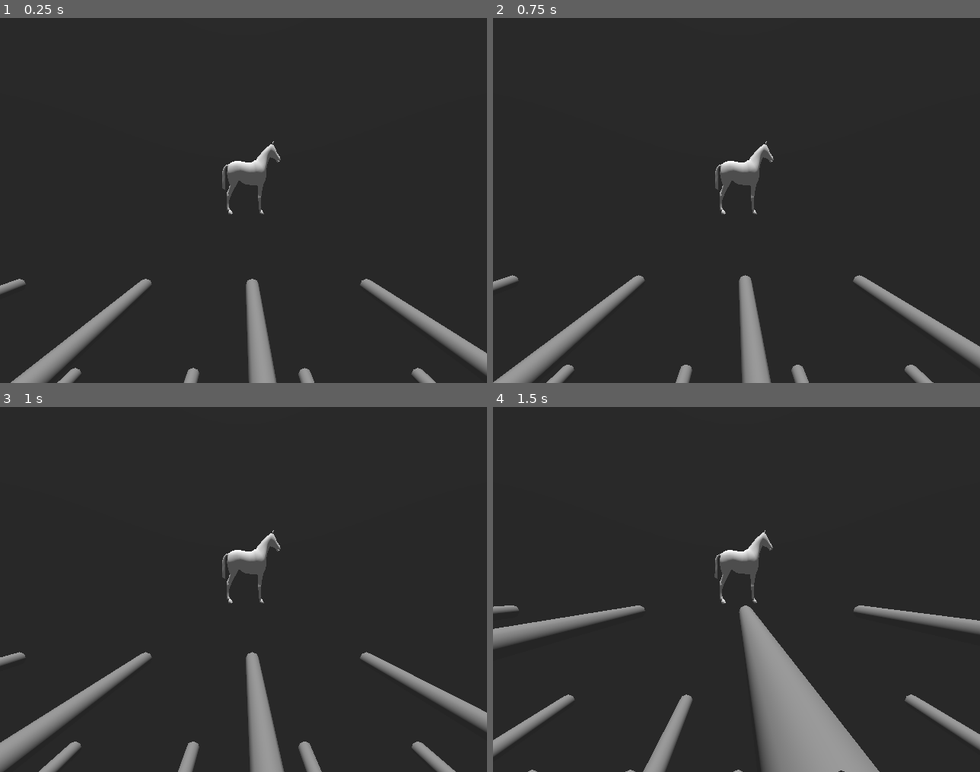
Above: before the commit, frames 1-4 (two rows, left to right).
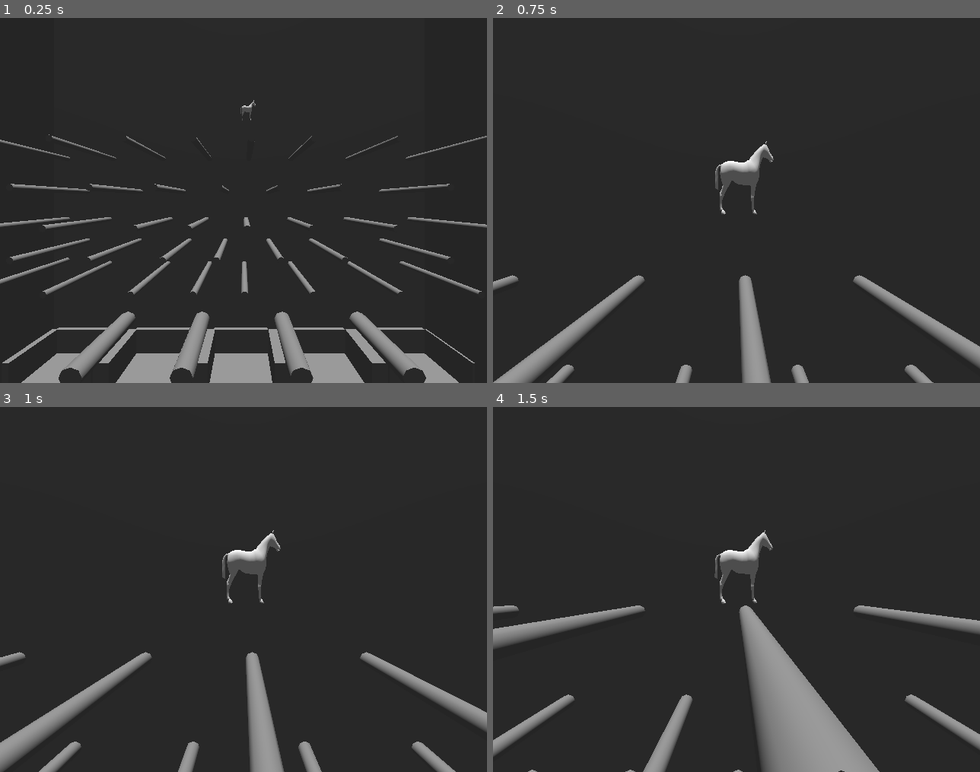
Above: after the commit, the same moments.

Repository: lukewhitingdev/gamejam-Bradys-Day-Out
Game: Godot game, scene res://Maps/Plinko.tscn
Two runs of this game, one before a commit and one after it. Both use one fixed random seed, a clock stepped at 60 frames per second and the inputs below. This scene is started directly instead of the project's main scene.
Inputs (mouse positions are in pixels of both pictures, inside the frame that each line leads up to):
- Up to frame 1 (0.25 s): no input
- Up to frame 2 (0.75 s): tap Enter at 0.5 s; move the mouse to (843, 182) at 0.52 s; hold D (move_right) from 0.53 s (still down); hold Space (start_game) from 0.53 s (still down); click (843, 182) at 0.67 s
- Up to frame 3 (1 s): keep holding D (move_right); keep holding Space (start_game)
- Up to frame 4 (1.5 s): move the mouse to (639, 607) at 1.27 s; release D (move_right) at 1.28 s; release Space (start_game) at 1.28 s; hold A (move_left) from 1.28 s (still down); click (639, 607) at 1.35 s

The runs differ from the first frame. In frame 1, 14% of the frame differs, in the area x 0-100%, y 22-100%; in frame 2, nothing differs; in frame 3, nothing differs; in frame 4, nothing differs.

Commit message:
added second cam and exposed variables

Diff:
--- a/app/chopchop/GameObjects/PlinkoCup.tscn
+++ b/app/chopchop/GameObjects/PlinkoCup.tscn
@@ -63,7 +63,7 @@
 shape = SubResource("BoxShape3D_iubmt")
 
 [node name="MeshInstance3D" type="MeshInstance3D" parent="StaticBody3D/Area3D/CollisionShape3D" unique_id=57422585]
-transform = Transform3D(1, 0, 0, 0, 0.19938093, 0, 0, 0, 1, 0, -0.049034238, 0)
+transform = Transform3D(1, 0, 0, 0, 0.19938093, 0, 0, 0, 1, 0, -0.30841482, 0)
 mesh = SubResource("BoxMesh_13qdw")
 
 [node name="CollisionShape3D" type="CollisionShape3D" parent="StaticBody3D" unique_id=705965692]
--- a/app/chopchop/GameObjects/PlinkoHorse.tscn
+++ b/app/chopchop/GameObjects/PlinkoHorse.tscn
@@ -16,5 +16,8 @@
 transform = Transform3D(1, 0, 0, 0, 1, 0, 0, 0, 1, 0, 0.1796, 0)
 shape = SubResource("SphereShape3D_xcrvh")
 
-[node name="Camera3D" type="Camera3D" parent="." unique_id=1876231356]
+[node name="FallingCam" type="Camera3D" parent="." unique_id=1876231356]
 top_level = true
+
+[node name="BeginCam" type="Camera3D" parent="." unique_id=733122560]
+top_level = true
--- a/app/chopchop/GameObjects/plinko_horse.gd
+++ b/app/chopchop/GameObjects/plinko_horse.gd
@@ -2,11 +2,15 @@
 
 var HasGameStarted = false
 
-@export var Gravity = 0.0;
+@export var Gravity = 1.0;
+@export var BeginCameraPosition = Vector3(6, 13, 20)
+@export var FallingCameraOffset = 5.0
+@export var MoveAmount = 1.0
 
 func _ready() -> void:
-	var Camera = $Camera3D
-	Camera.rotation = Vector3(0, 0.0, 0.0)
+	var BeginCamera = $BeginCam
+	BeginCamera.position = BeginCameraPosition
+	BeginCamera.make_current()
 	gravity_scale = 0
 	print("Player Ready")
 
@@ -14,14 +18,16 @@
 	if !HasGameStarted:
 		if event is InputEventKey:
 			if event.is_action_pressed("start_game"):
+				var FallCam = $FallingCam
 				gravity_scale = Gravity
 				print("key pressed")
 				HasGameStarted = true
+				FallCam.make_current()
 			elif event.is_action_pressed("move_left"):
-				position = position + Vector3(-1.0, 0.0, 0.0)
+				position = position + Vector3(-MoveAmount, 0.0, 0.0)
 			elif event.is_action_pressed("move_right"):
-				position = position + Vector3(1.0, 0.0, 0.0)
+				position = position + Vector3(MoveAmount, 0.0, 0.0)
 
 func _process(_delta: float) -> void:
-	var Camera = $Camera3D
-	Camera.position = Vector3(position.x, position.y, position.z + 5)
+	var FallCam = $FallingCam
+	FallCam.position = Vector3(position.x, position.y, position.z + FallingCameraOffset)
--- a/app/chopchop/Maps/Plinko.tscn
+++ b/app/chopchop/Maps/Plinko.tscn
@@ -226,3 +226,4 @@
 [node name="PlinkoHorse" parent="." unique_id=623002710 instance=ExtResource("2_vimka")]
 transform = Transform3D(2, 0, 0, 0, 2, 0, 0, 0, 2, 6.2030816, 21.900288, 0.6655054)
 Gravity = 0.5
+BeginCameraPosition = Vector3(6, 15, 20)
